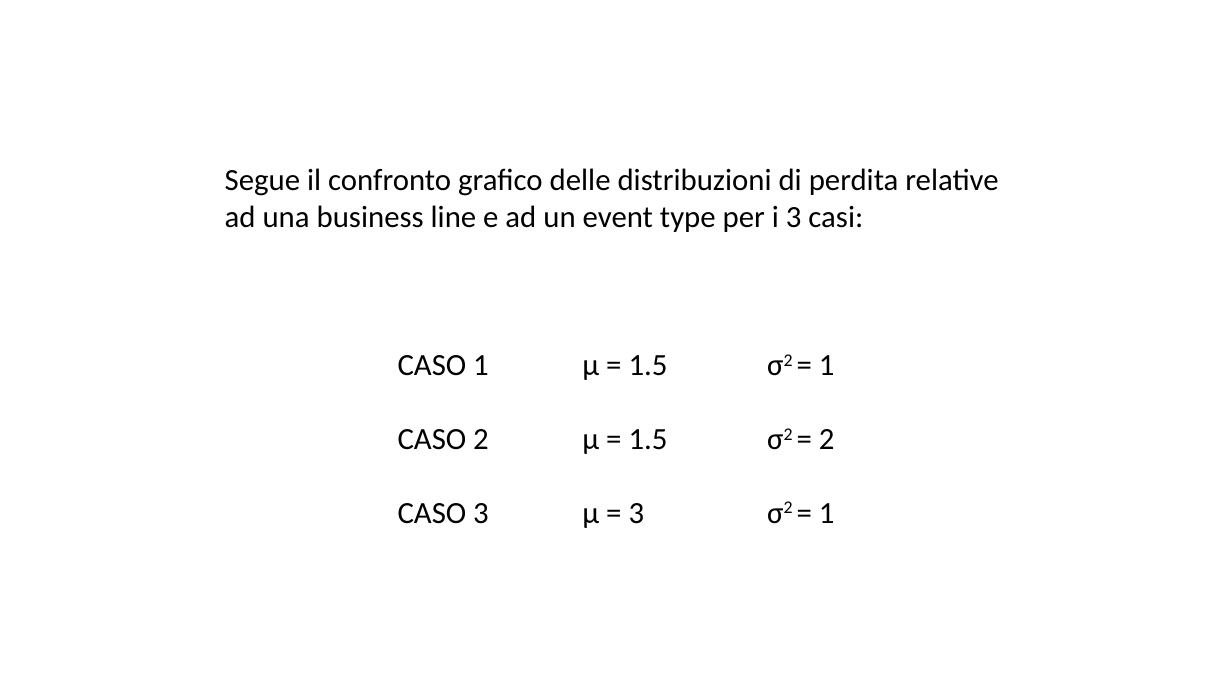
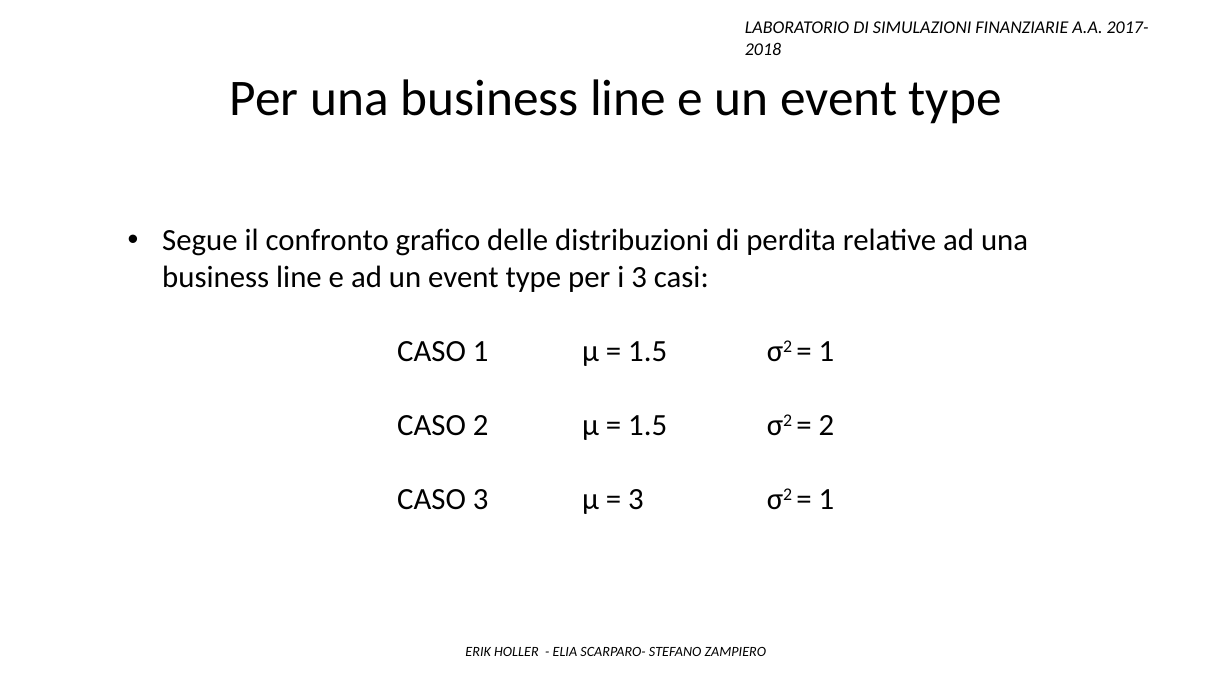
Before and after one commit to Stegirsanov/Laboratorio-di-simulazioni-finanziarie-project, a slide deck: slide 22 of Presentazione ppt/Presentazione_finale.pptx. Drawn at 1232x693 pixels with LibreOffice and Linux fonts; fonts in the diff are those of the drawing. Boxes give left, top, right and bottom in pixels: in the first picture for what was removed or moved away, otherwise in the second. Text is boxed around its words. In the diff, an @@ line names an element or a change of style, - is before the commit and + after.

```diff
--- a/Presentazione ppt/Presentazione_finale.pptx
+++ b/Presentazione ppt/Presentazione_finale.pptx
@@ text added at (745, 21, 1149, 55), 14 pt, text #000000, italic @@
+LABORATORIO DI SIMULAZIONI FINANZIARIE A.A. 2017-2018
@@ text added at (230, 79, 1002, 124), 40 pt, text #000000 @@
+Per una business line e un event type
@@ text "Segue il confronto grafico delle ...": place and size @@
-text "Segue il confronto grafico delle ..." at (225, 168, 998, 528)
+text "Segue il confronto grafico delle ..." at (162, 228, 1028, 514)
@@ text at (162, 228, 1028, 292): bullet none to • @@
@@ text added at (465, 647, 766, 656), 11 pt, text #000000, italic @@
+ERIK HOLLER - ELIA SCARPARO- STEFANO ZAMPIERO
```
Also in this commit, not shown: 2 other slides changed.
